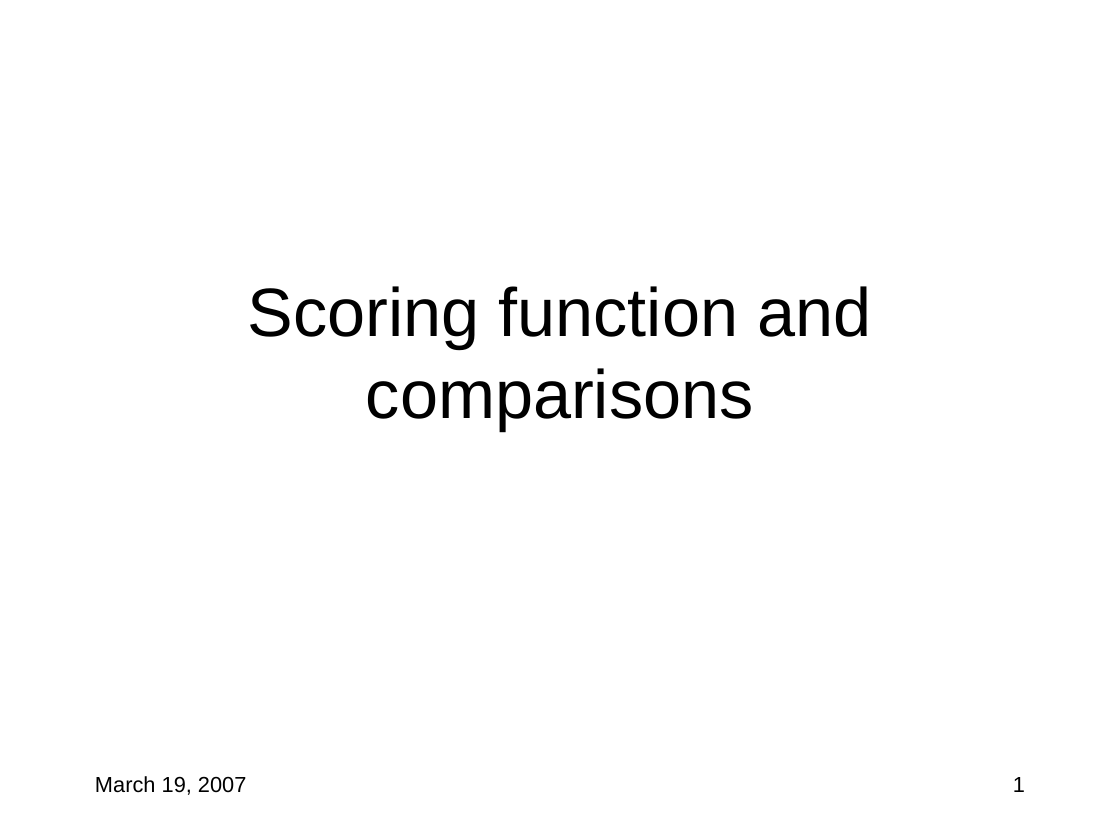
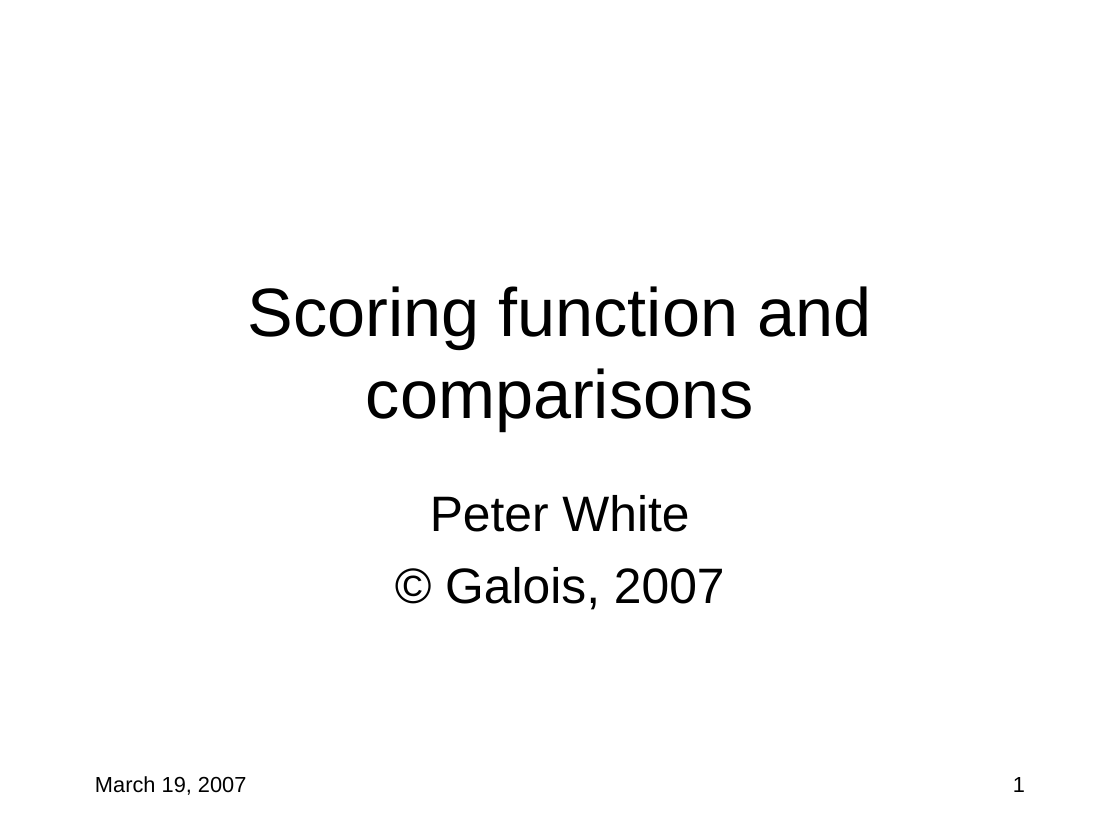
Before and after one commit to cornell-pl/forest, a slide deck: slide 1 of pads/documents/scoring/Comparisons.ppt. Drawn at 1120x840 pixels with LibreOffice and Linux fonts; fonts in the diff are those of the drawing. Boxes give left, top, right and bottom in pixels: in the first picture for what was removed or moved away, otherwise in the second. Text is boxed around its words. In the diff, an @@ line names an element or a change of style, - is before the commit and + after.

Commit message:
Finished pass over scoring results

```diff
--- a/pads/documents/scoring/Comparisons.ppt
+++ b/pads/documents/scoring/Comparisons.ppt
@@ subtitle added at [430,495,725,610], 32 pt, text #000000 @@
+Peter White
+© Galois, 2007
```
Also in this commit, not shown: 4 other slides changed, 3 other files.
